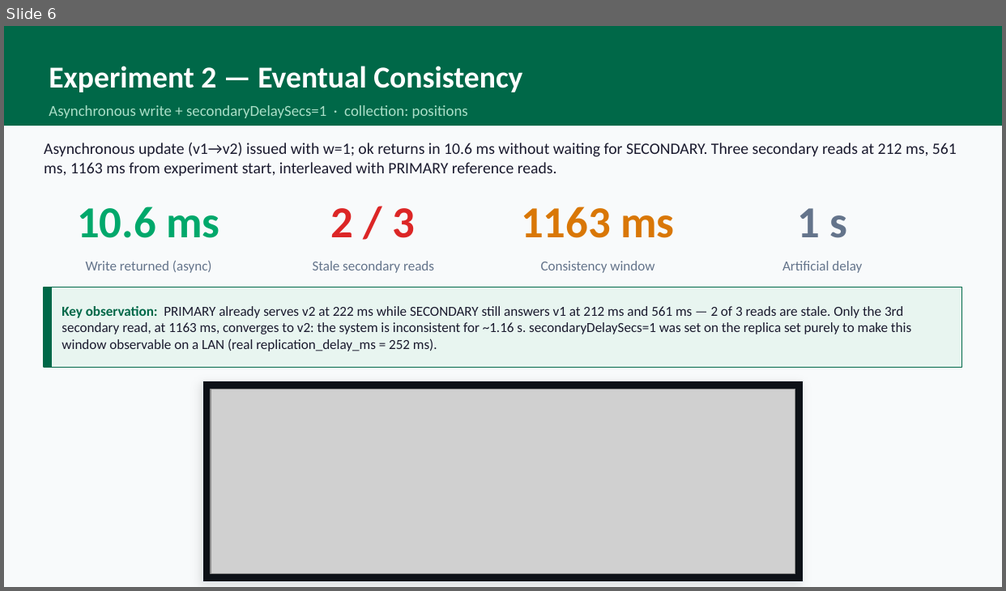
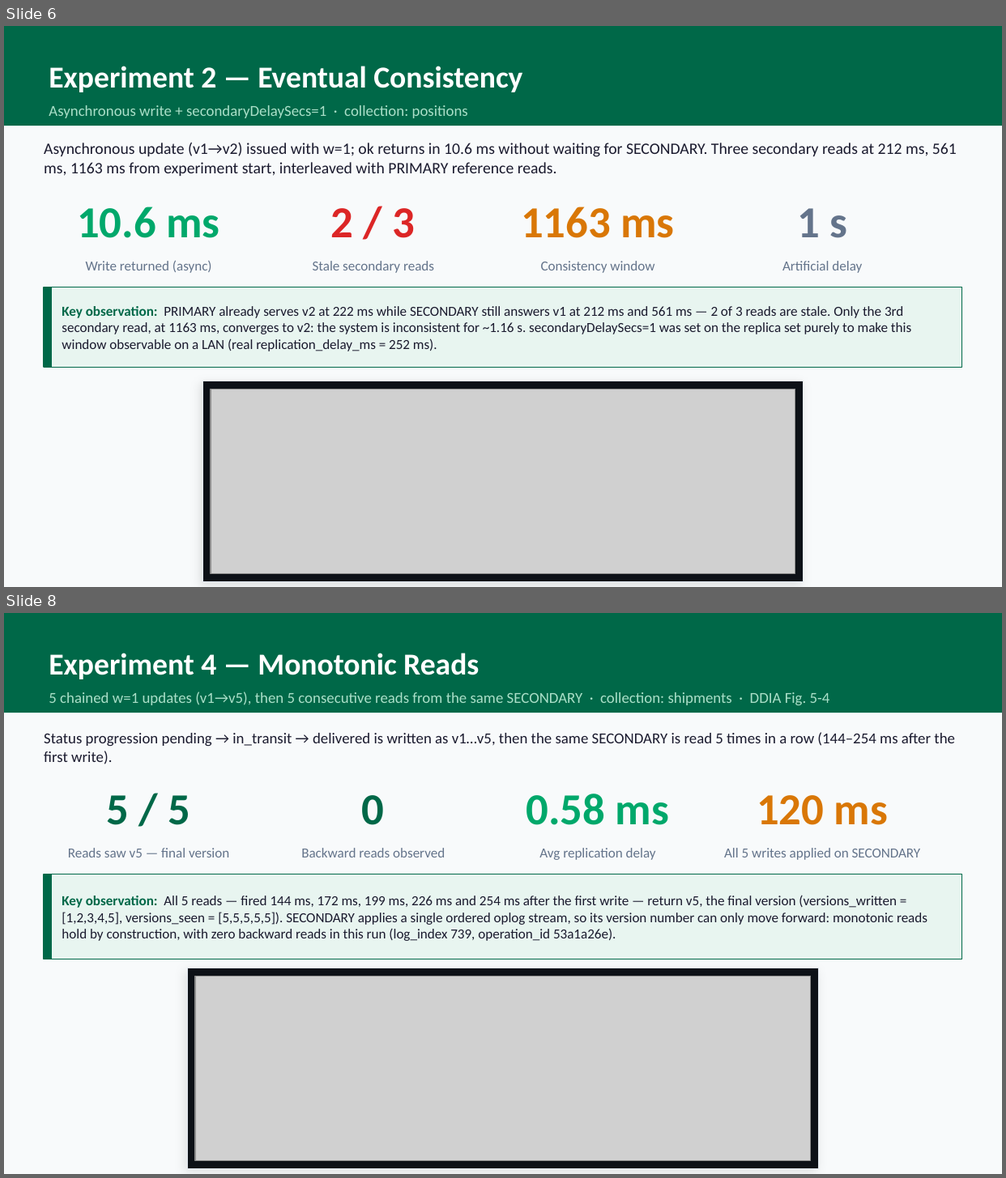
Before and after one commit to mertkarahan955/ceng465_project, a slide deck: presentation/report_presentation.pptx. Shown one above the other, each under a label of ours: slide 6 before the commit, slides 6 and 8 after it; the slides between them are not shown. The pictures are 1006x591 and 1006x1178 pixels, drawn with LibreOffice and Linux fonts; fonts in the diff are those of the drawing; grey boxes stand for pictures. Boxes give left, top, right and bottom in pixels: in the first picture for what was removed or moved away, otherwise in the second. Text is boxed around its words. In the diff, an @@ line names an element or a change of style, - is before the commit and + after.

Commit message:
Add experiment results and update presentation for Read-After-Write consistency
- Added JSON files for two experiments (20260608_223902_8244.json and 20260608_223905_6750.json) detailing Read-After-Write consistency tests.
- Updated `build_pptx.js` to reflect changes in experiment titles, descriptions, and statistics for Read-After-Write and Monotonic Reads.
- Included new images (exp3.png, exp4.png, exp5.png) for visual representation of experiments in the presentation.
- Updated the overall presentation file (report_presentation.pptx) to incorporate the latest changes and findings.

```diff
--- a/presentation/report_presentation.pptx
+++ b/presentation/report_presentation.pptx
@@ slide 8 added at (4, 613, 1002, 1174), background #F8FAFB @@
@@ rectangle added at (4, 613, 1002, 713), fill #006848 @@
@@ text added at (49, 653, 479, 679), 22 pt, text #FFFFFF, bold @@
+Experiment 4 — Monotonic Reads
@@ text added at (49, 692, 830, 705), 11 pt, text #AADFC8 @@
+5 chained w=1 updates (v1→v5), then 5 consecutive reads from the same SECONDARY · collection: shipments · DDIA Fig. 5-4
@@ text added at (44, 732, 955, 764), 11 pt, text #1A1A2E @@
+Status progression pending → in_transit → delivered is written as v1…v5, then the same SECONDARY is read 5 times in a row (144–254 ms after the first write).
@@ text added at (107, 795, 191, 825), 32 pt, text #006848, bold @@
+5 / 5
@@ text added at (362, 795, 385, 825), 32 pt, text #006848, bold @@
+0
@@ text added at (526, 794, 669, 825), 32 pt, text #00A86B, bold @@
+0.58 ms
@@ text added at (756, 795, 888, 825), 32 pt, text #D97706, bold @@
+120 ms
@@ text added at (68, 848, 229, 858), 10 pt, text #64748B @@
+Reads saw v5 — final version
@@ text added at (301, 848, 445, 858), 10 pt, text #64748B @@
+Backward reads observed
@@ text added at (539, 848, 656, 860), 10 pt, text #64748B @@
+Avg replication delay
@@ text added at (724, 848, 921, 860), 10 pt, text #64748B @@
+All 5 writes applied on SECONDARY
@@ rectangle added at (44, 875, 962, 960), fill #E8F5F0, outline #006848 0.8 pt @@
@@ rectangle added at (44, 875, 51, 960), fill #006848, outline #006848 1 pt @@
@@ text added at (62, 895, 927, 941), 10 pt, text #1A1A2E @@
+Key observation: All 5 reads — fired 144 ms, 172 ms, 199 ms, 226 ms and 254 ms after the first write — return v5, the final version (versions_written = [1,2,3,4,5], versions_seen = [5,5,5,5,5]). SECONDARY applies a single ordered oplog stream, so its version number can only move forward: monotonic reads hold by construction, with zero backward reads in this run (log_index 739, operation_id 53a1a26e).
@@ rectangle added at (188, 969, 820, 1169), fill #0D1117, outline #E2E8F0 0.5 pt @@
@@ picture added at (196, 976, 812, 1161) @@
```
Also in this commit, not shown: 6 slides changed, 1 other slide added, 1 slide removed, 8 other files.
